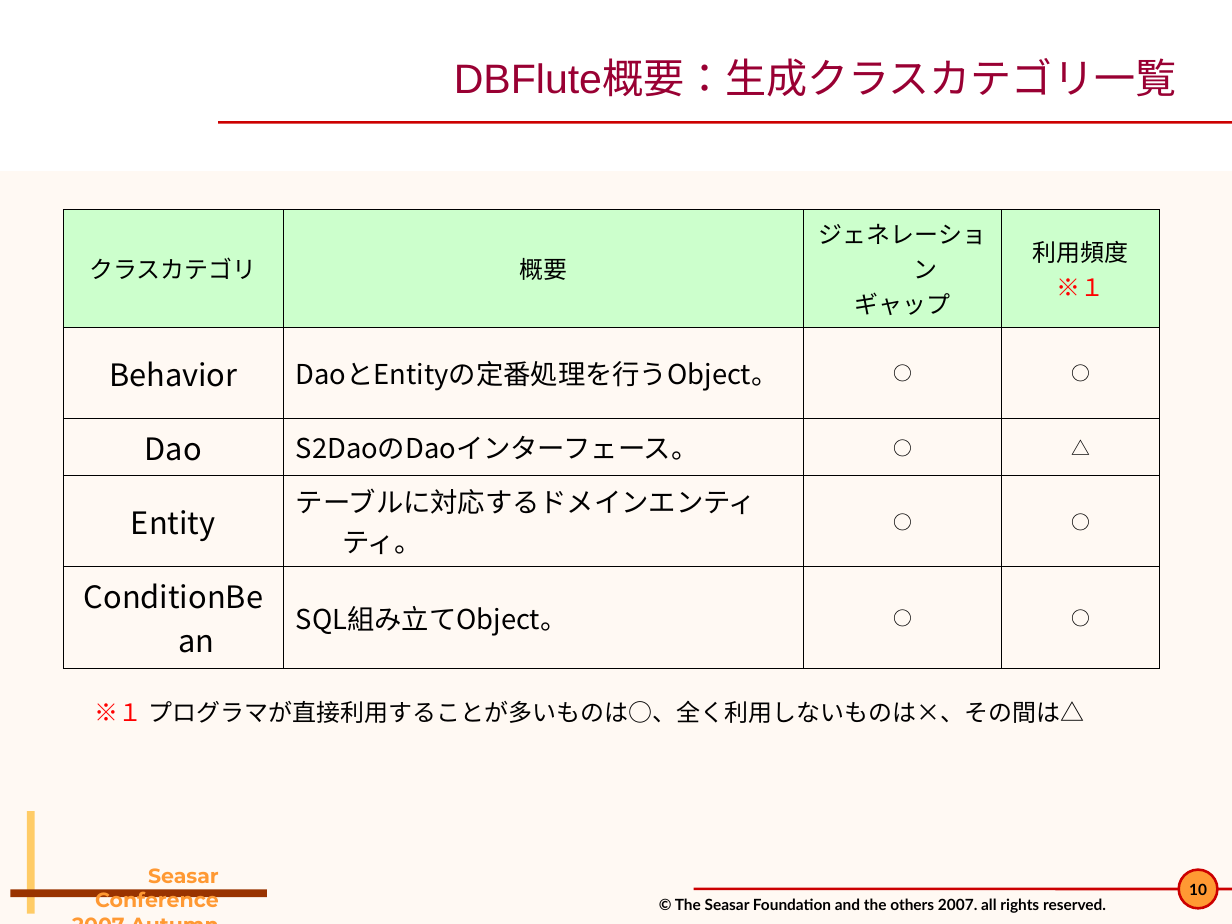
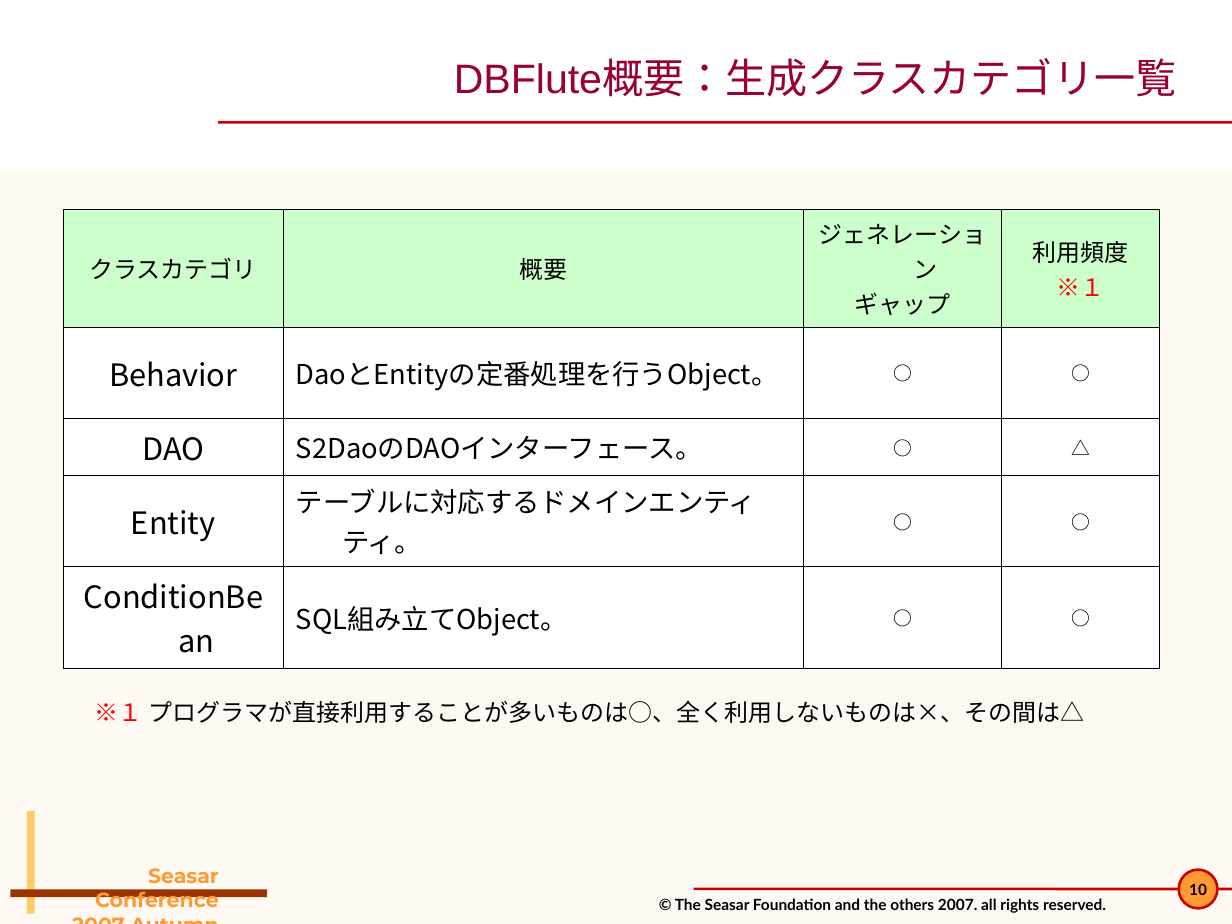
Before and after one commit to seasarorg/dbflute, a slide deck: slide 10 of dbflute/etc/doc/pres/sc2007a_2-DBFlute.ppt. Drawn at 1232x924 pixels with LibreOffice and Linux fonts; fonts in the diff are those of the drawing; background and template pictures are left out. Boxes give left, top, right and bottom in pixels: in the first picture for what was removed or moved away, otherwise in the second. Text is boxed around its words. In the diff, an @@ line names an element or a change of style, - is before the commit and + after.

```diff
--- a/dbflute/etc/doc/pres/sc2007a_2-DBFlute.ppt
+++ b/dbflute/etc/doc/pres/sc2007a_2-DBFlute.ppt
@@ table at box(63, 209, 1159, 644) @@
-row 3, column 1: Dao
+row 3, column 1: DAO
-row 3, column 2: S2DaoのDaoインターフェース。
+row 3, column 2: S2DaoのDAOインターフェース。
@@ fill none to #FFFFFF in 16 cells @@
```
Also in this commit, not shown: 32 other slides changed, 1 slide added, 2 other files.
